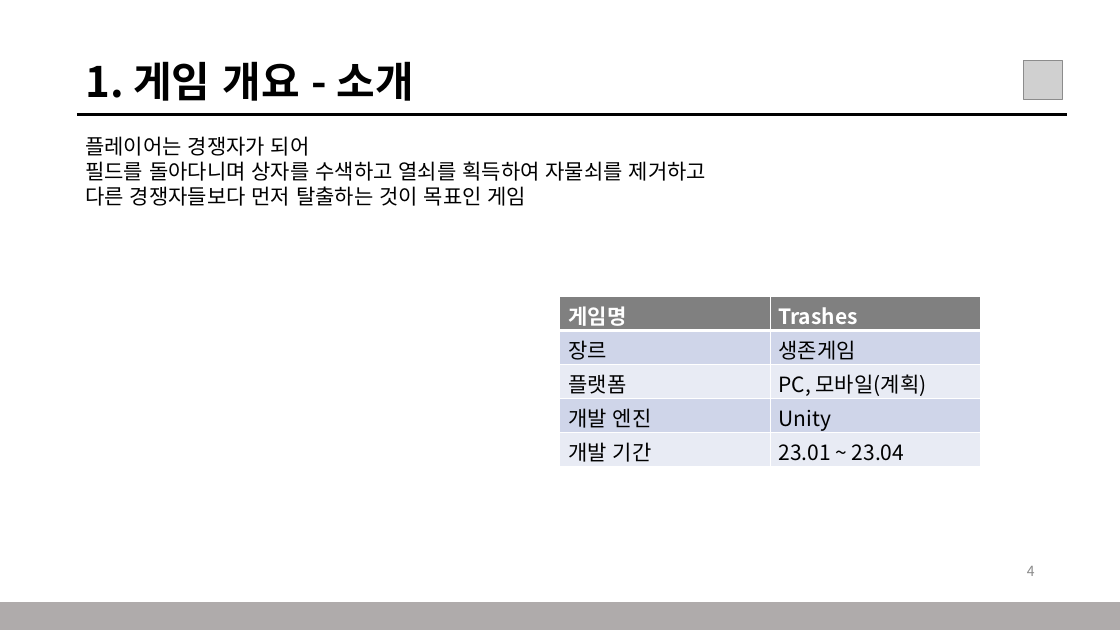
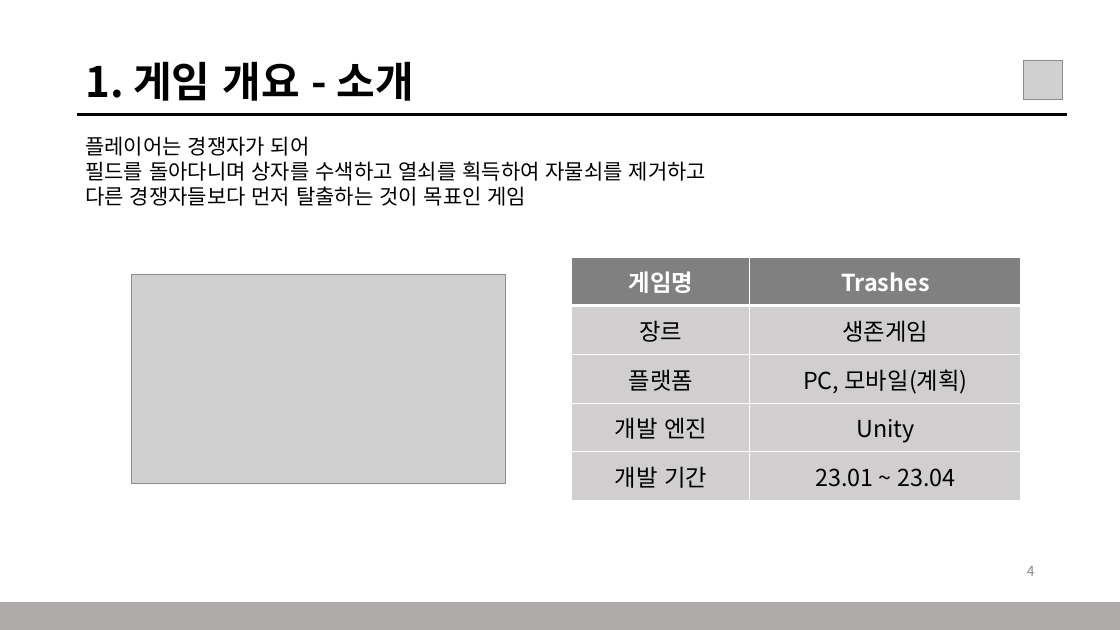
Before and after one commit to TRASHES0/MAFIA_60SECs, a slide deck: slide 4 of 기획/Trashes_메인기획서.pptx. Drawn at 1120x630 pixels with LibreOffice and Linux fonts; fonts in the diff are those of the drawing; grey boxes stand for pictures; background and template pictures are left out. Boxes give left, top, right and bottom in pixels: in the first picture for what was removed or moved away, otherwise in the second. Text is boxed around its words. In the diff, an @@ line names an element or a change of style, - is before the commit and + after.

```diff
--- a/기획/Trashes_메인기획서.pptx
+++ b/기획/Trashes_메인기획서.pptx
@@ table at (x1=572, y1=257, x2=1022, y2=501) @@
@@ fill #CFD5EA to #D0CECE in 4 cells @@
@@ fill #E9EBF5 to #D0CECE in 4 cells @@
@@ size 18 to 20 pt @@
@@ alignment left to centre @@
@@ table resized from (x1=560, y1=297, x2=981, y2=467) to (x1=572, y1=257, x2=1022, y2=501) @@
@@ picture added at (x1=132, y1=275, x2=505, y2=484) @@
```
Also in this commit, not shown: 3 other slides changed, 1 slide added.
